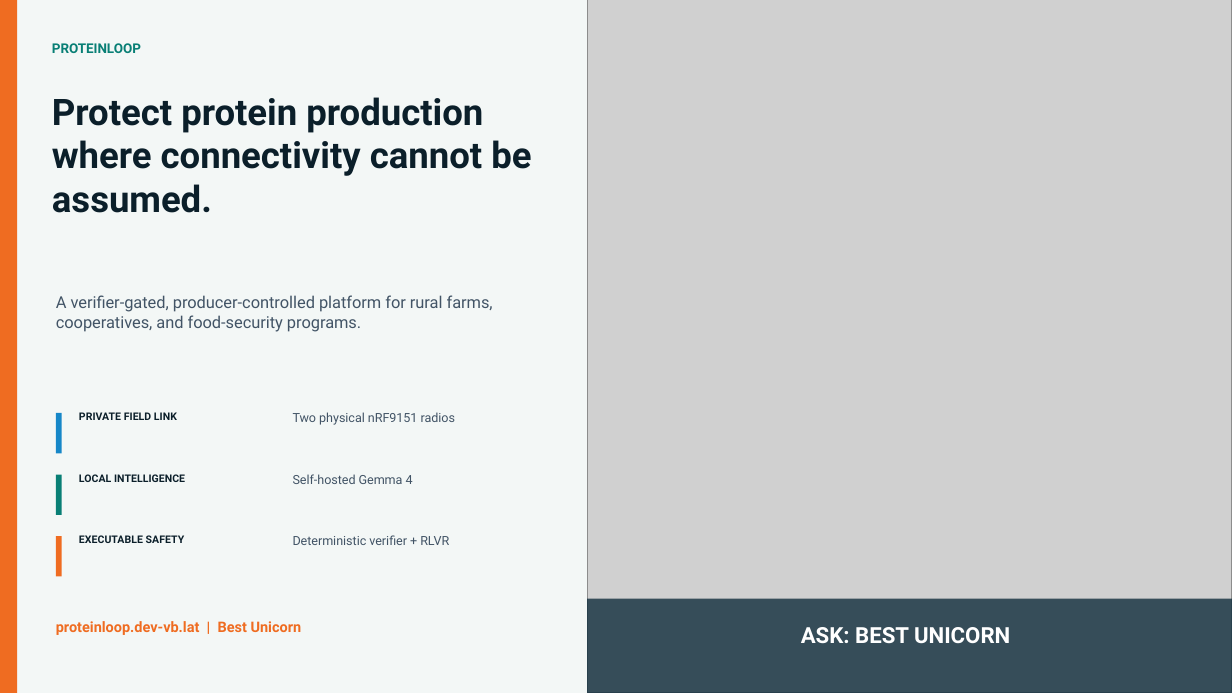
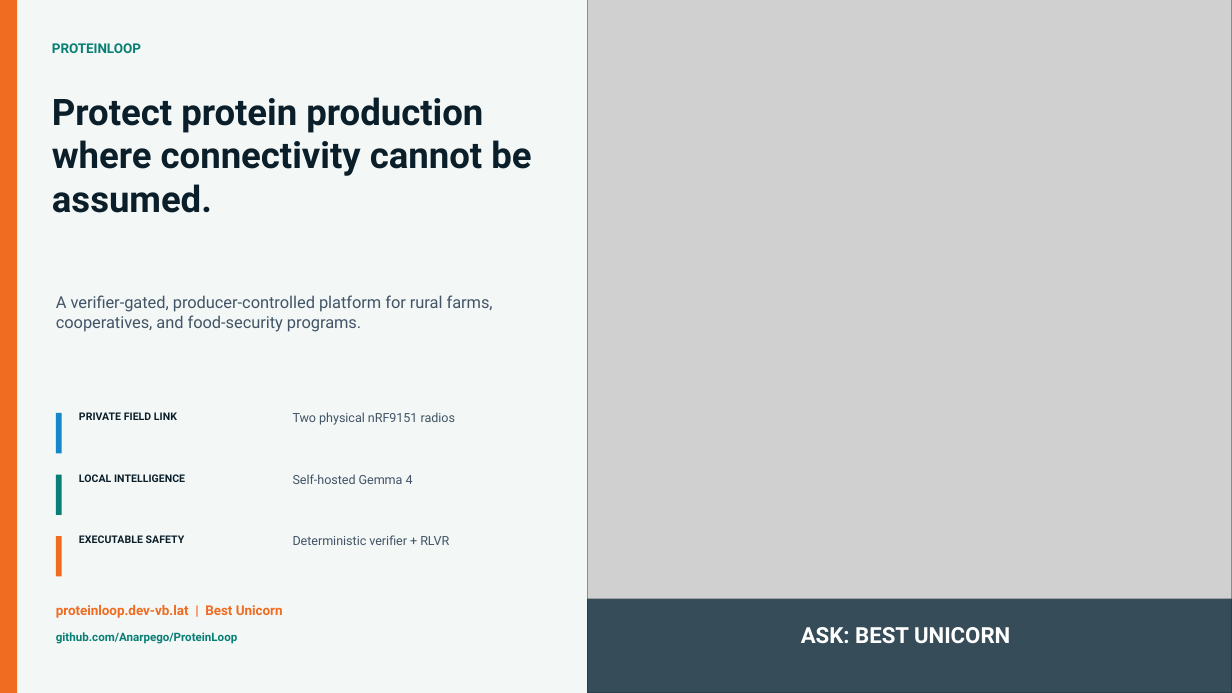
Before and after one commit to Anarpego/ProteinLoop, a slide deck: slide 10 of submission/proteinloop-hackathon-deck.pptx. Drawn at 1232x693 pixels with LibreOffice and Linux fonts; fonts in the diff are those of the drawing; grey boxes stand for pictures. Boxes give left, top, right and bottom in pixels: in the first picture for what was removed or moved away, otherwise in the second. Text is boxed around its words. In the diff, an @@ line names an element or a change of style, - is before the commit and + after.

```diff
--- a/submission/proteinloop-hackathon-deck.pptx
+++ b/submission/proteinloop-hackathon-deck.pptx
@@ text "proteinloop.dev-vb.lat | Best Unicorn": place and size @@
-text "proteinloop.dev-vb.lat | Best Unicorn" at (56,621,302,635)
+text "proteinloop.dev-vb.lat | Best Unicorn" at (56,605,283,618)
@@ text "proteinloop.dev-vb.lat | Best Unicorn" at (56,605,283,618): size 11.2 to 10.5 pt @@
@@ text added at (56,632,237,644), 9 pt, text #087F75, bold @@
+github.com/Anarpego/ProteinLoop
```
Also in this commit, not shown: 1 other slide changed, 13 other files.
